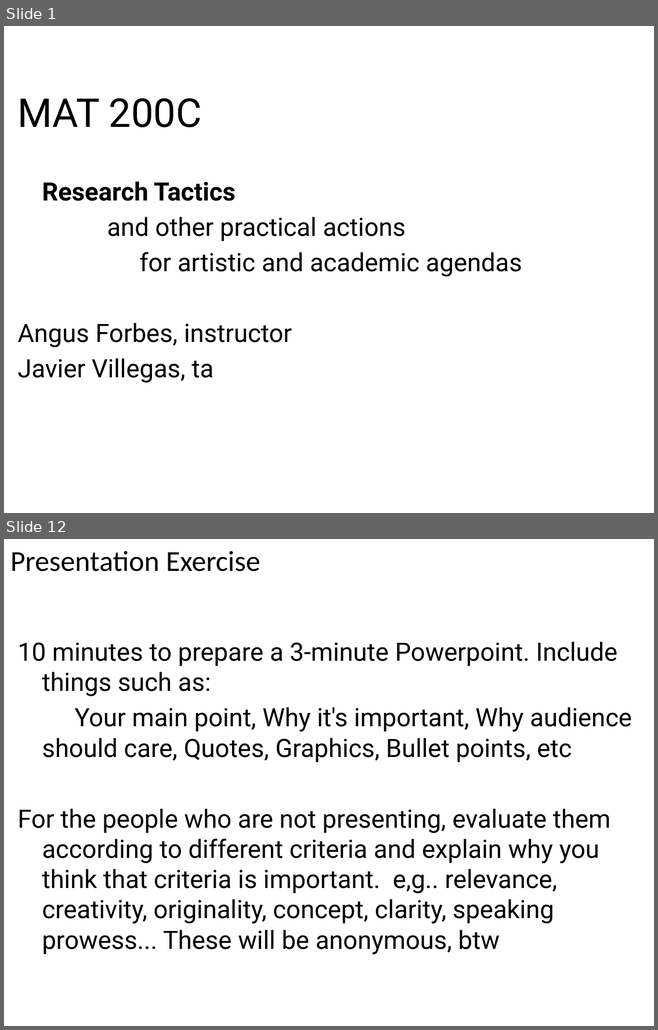
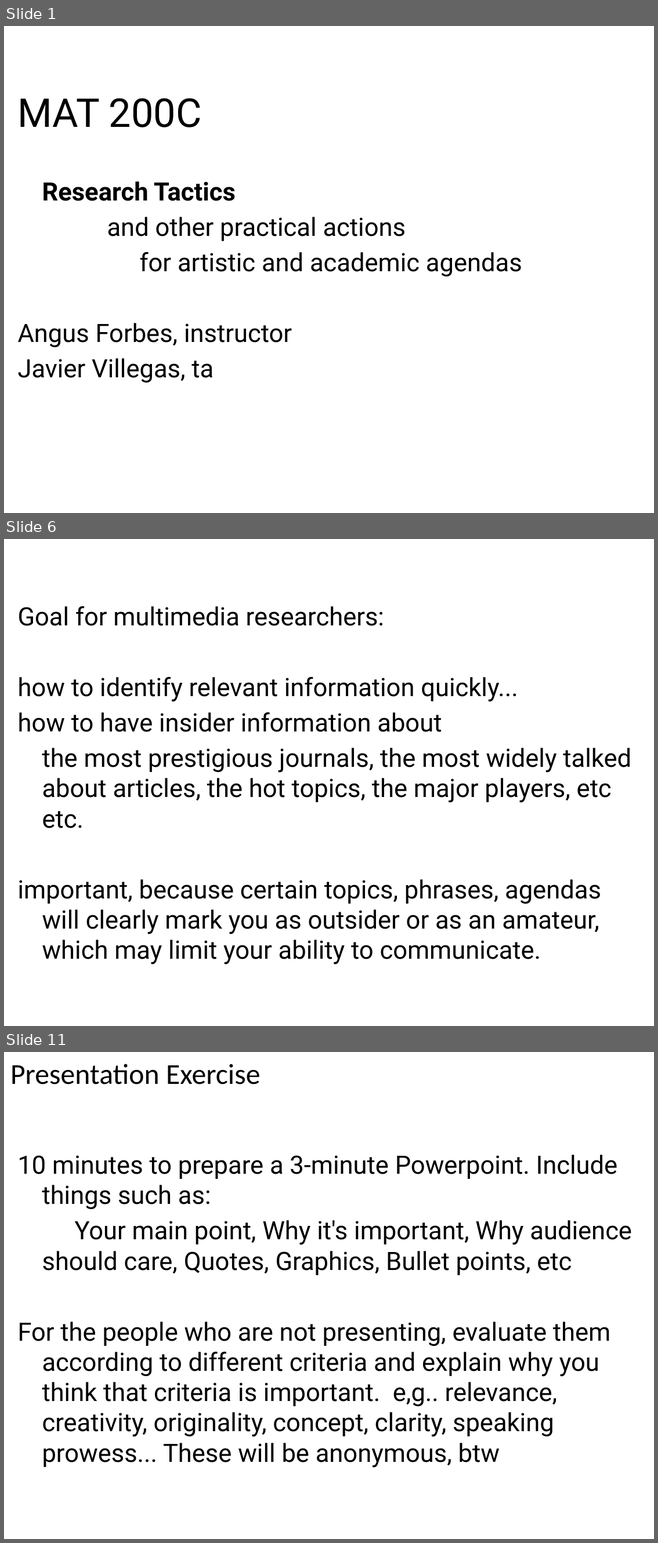
Before and after one commit to angusforbes/mat200c, a slide deck: slides/week2_day1.pptx. Shown one above the other, each under a label of ours: slides 1 and 12 before the commit, slides 1, 6 and 11 after it; the slides between them are not shown. The pictures are 658x1030 and 658x1543 pixels, drawn with LibreOffice and Linux fonts; fonts in the diff are those of the drawing. Boxes give left, top, right and bottom in pixels: in the first picture for what was removed or moved away, otherwise in the second. Text is boxed around its words. In the diff, an @@ line names an element or a change of style, - is before the commit and + after.

```diff
--- a/slides/week2_day1.pptx
+++ b/slides/week2_day1.pptx
@@ slide 6 added at box(4, 539, 654, 1026), background #FFFFFF @@
@@ text added at box(18, 606, 631, 965), 28 pt, text #000000 @@
+Goal for multimedia researchers:
+how to identify relevant information quickly...
+how to have insider information about
+the most prestigious journals, the most widely talked about articles, the hot topics, the major players, etc etc.
+important, because certain topics, phrases, agendas will clearly mark you as outsider or as an amateur, which may limit your ability to communicate.
@@ what was slide 12 is now slide 11 @@
```
Also in this commit, not shown: 2 slides changed, 7 other slides added, 10 slides removed, 4 other files.
